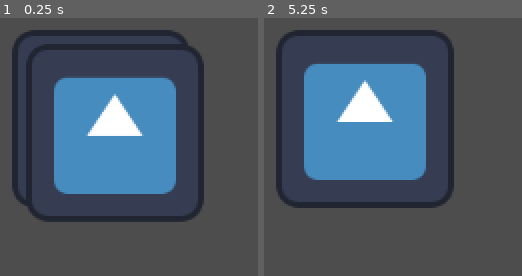
Above: before the commit, frames 1-2 (left to right).
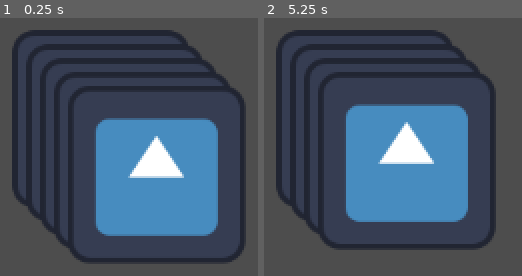
Above: after the commit, the same moments.

Repository: 3vanJB/MendingGame
Game: Godot game, scene res://minigames/click_random_buttons.tscn
Two runs of this game, one before a commit and one after it. Both use one fixed random seed, a clock stepped at 60 frames per second and the inputs below. The engine's default icon, where the game draws it, is replaced by a stand-in: a white triangle on a blue panel in a dark square.
Inputs (mouse positions are in pixels of both pictures, inside the frame that each line leads up to):
- Up to frame 1 (0.25 s): no input
- Up to frame 2 (5.25 s): tap Enter at 0.5, 2, 3.5 s; move the mouse to (outside the picture) at 0.52 s; press the mouse at (outside the picture) at 0.53 s; tap Space at 1.25, 2.75, 4.25 s; move the mouse to (outside the picture) at 1.27 s; release the mouse at (outside the picture) at 1.28 s; click (outside the picture) at 1.35 s; move the mouse to (outside the picture) at 2.02 s; press the mouse at (outside the picture) at 2.03 s; move the mouse to (outside the picture) at 2.77 s; release the mouse at (outside the picture) at 2.78 s; click (outside the picture) at 2.85 s; move the mouse to (outside the picture) at 3.52 s; press the mouse at (outside the picture) at 3.53 s; move the mouse to (outside the picture) at 4.27 s; release the mouse at (outside the picture) at 4.28 s; click (outside the picture) at 4.35 s; move the mouse to (444, 118) at 5.02 s; press the mouse at (444, 118) at 5.03 s

The runs differ from the first frame. In frame 1, 37% of the frame differs, in the area x 15-96%, y 15-96%; in frame 2, 37%.

Commit message:
add signal to detect button disappearance and function to declare player victory when all buttons are removed

Diff:
--- a/mending-game/game_elements/n_times_button.gd
+++ b/mending-game/game_elements/n_times_button.gd
@@ -1,5 +1,7 @@
 class_name NTimesButton
 extends Area2D
+
+signal button_removed
 
 var clicks: int
 var mouse_inside_area: bool = false
@@ -20,13 +22,11 @@
 	if event.is_action_pressed("click") && mouse_inside_area:
 		clicks -= 1
 	if clicks < 1:
+		button_removed.emit()
 		queue_free()
 
 func _on_mouse_shape_entered(_shape_idx: int) -> void:
 	mouse_inside_area = true
-	print(mouse_inside_area)
-
 
 func _on_mouse_shape_exited(_shape_idx: int) -> void:
 	mouse_inside_area = false
-	print(mouse_inside_area)
--- a/mending-game/minigames/click_random_buttons.gd
+++ b/mending-game/minigames/click_random_buttons.gd
@@ -2,10 +2,15 @@
 
 @onready var area_2d: Area2D = $Area2D
 
+var remaining_buttons: int
+
 func _on_ready() -> void:
 	get_viewport().physics_object_picking_sort = true
 	get_viewport().physics_object_picking_first_only = true
-	generate_buttons(2)
+
+	var number_of_buttons = 5
+	remaining_buttons = number_of_buttons
+	generate_buttons(number_of_buttons)
 
 func generate_buttons(number:=1) -> void:
 	for n in number:
@@ -20,4 +25,10 @@
 
 		var button = NTimesButton.new_button(sprite, collision)
 		button.set_global_position(Vector2(10.0 * n, 10.0 * n))
+		button.button_removed.connect(_on_button_removed)
 		add_child(button)
+
+func _on_button_removed() -> void:
+	remaining_buttons -= 1
+	if remaining_buttons == 0:
+		print("You Win!")
